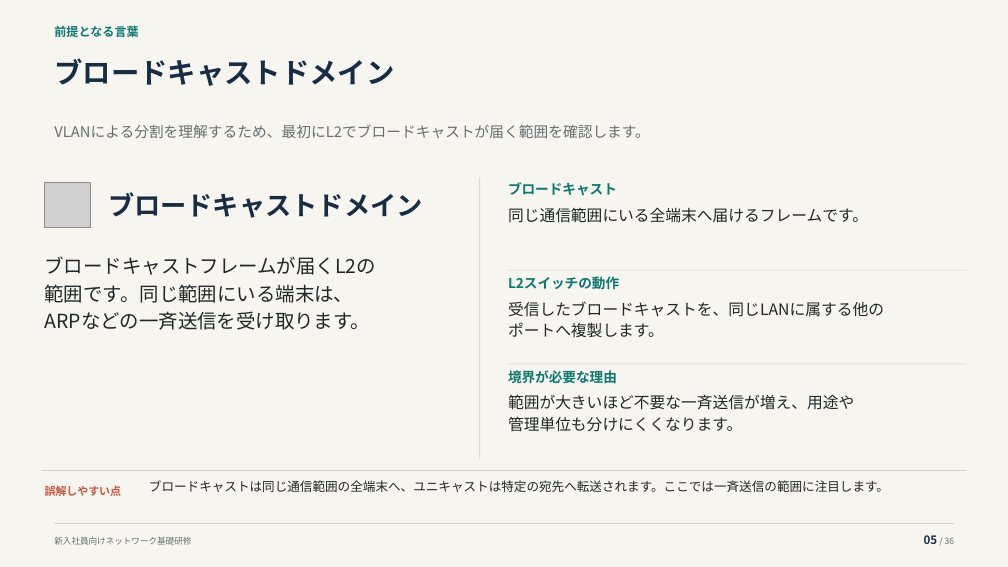
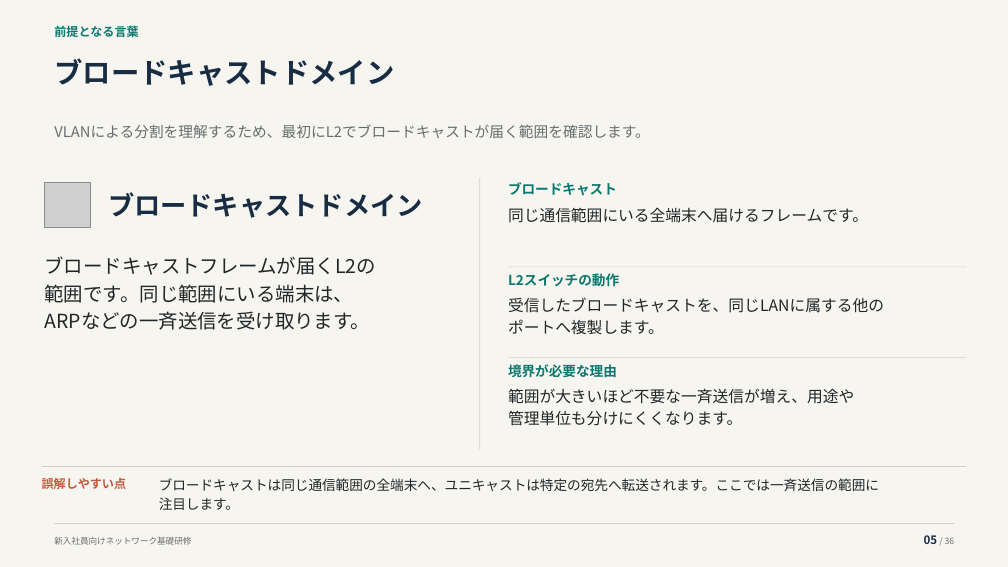
Before and after one commit to thinas1115/pptxdsl, a slide deck: slide 5 of examples/training/vlan/vlan_training.pptx. Drawn at 1008x567 pixels with LibreOffice and Linux fonts; fonts in the diff are those of the drawing; grey boxes stand for pictures. Boxes give left, top, right and bottom in pixels: in the first picture for what was removed or moved away, otherwise in the second. Text is boxed around its words. In the diff, an @@ line names an element or a change of style, - is before the commit and + after.

```diff
--- a/examples/training/vlan/vlan_training.pptx
+++ b/examples/training/vlan/vlan_training.pptx
@@ rectangle: place and size @@
-rectangle at <box>479,178,480,459</box>
+rectangle at <box>479,178,480,450</box>
@@ text "受信したブロードキャストを、同じLANに属する他の": place and size @@
-text "受信したブロードキャストを、同じLANに属する他の" at <box>508,301,884,337</box>
+text "受信したブロードキャストを、同じLANに属する他の" at <box>508,297,884,334</box>
@@ 2 rectangles, 1 text: place and size @@
-2 rectangles, 1 text at <box>42,364,966,471</box>
+2 rectangles, 1 text at <box>42,358,966,467</box>
@@ text "範囲が大きいほど不要な一斉送信が増え、用途や": place and size @@
-text "範囲が大きいほど不要な一斉送信が増え、用途や" at <box>508,394,854,432</box>
+text "範囲が大きいほど不要な一斉送信が増え、用途や" at <box>508,388,854,426</box>
@@ text "誤解しやすい点" at <box>42,478,127,489</box>: size 10.5 to 11.5 pt; line spacing 1.3 to 1.12 @@
@@ text at <box>159,478,879,510</box>: text changed; size 12 to 13 pt @@
-ブロードキャストは同じ通信範囲の全端末へ、ユニキャストは特定の宛先へ転送されます。ここでは一斉送信の範囲に注目します。
+ブロードキャストは同じ通信範囲の全端末へ、ユニキャストは特定の宛先へ転送されます。ここでは一斉送信の範囲に
+注目します。
```
Also in this commit, not shown: 24 other slides changed, 8 other files.
